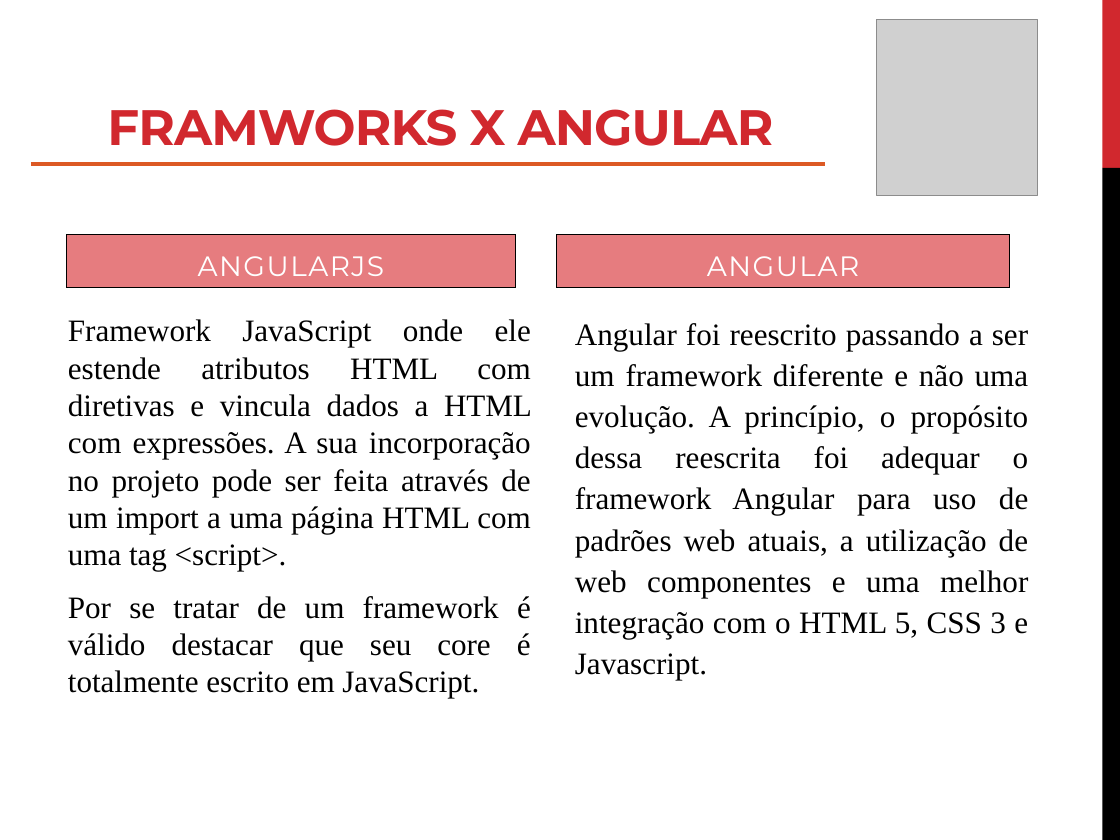
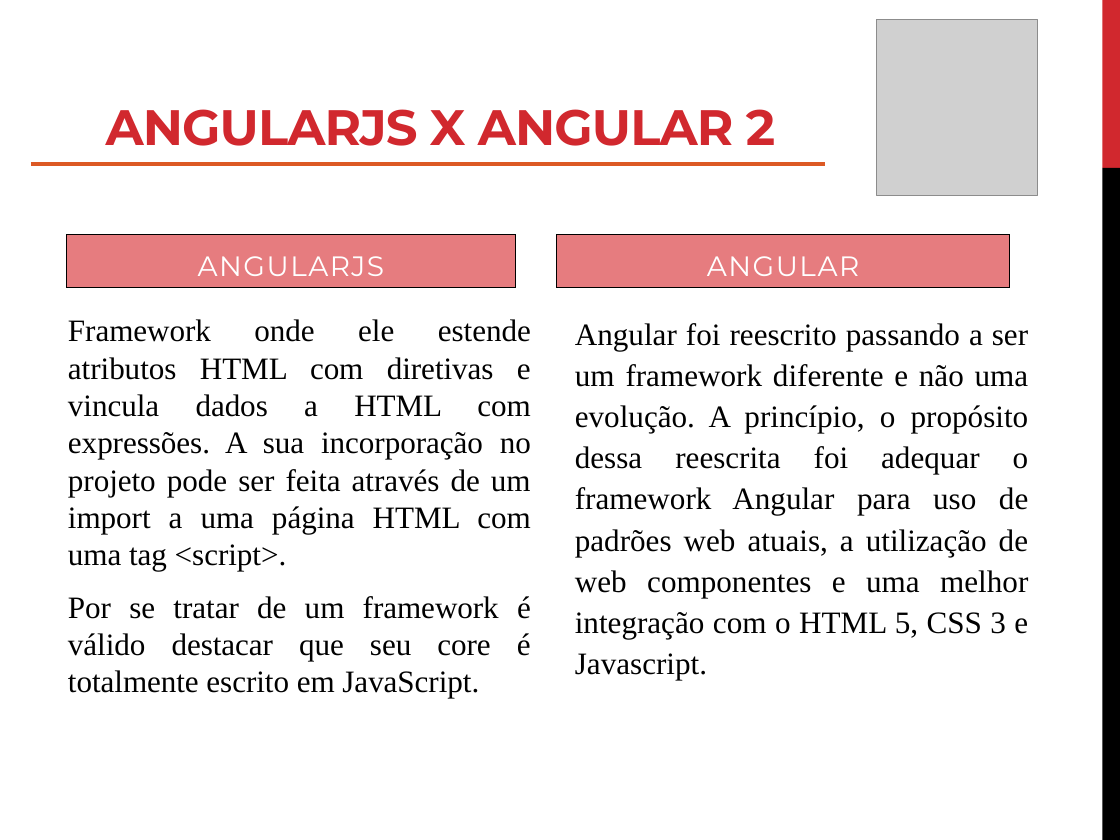
Before and after one commit to roney-amorim/workshop-angular, a slide deck: slide 6 of Módulo 1/Modulo 1.pptx. Drawn at 1120x840 pixels with LibreOffice and Linux fonts; fonts in the diff are those of the drawing; grey boxes stand for pictures. Boxes give left, top, right and bottom in pixels: in the first picture for what was removed or moved away, otherwise in the second. Text is boxed around its words. In the diff, an @@ line names an element or a change of style, - is before the commit and + after.

```diff
--- a/Módulo 1/Modulo 1.pptx
+++ b/Módulo 1/Modulo 1.pptx
@@ title at box(106, 109, 775, 146): text changed @@
-FRAMWORKS X ANGULAR
+ANGULARJS X ANGULAR 2
@@ text at box(68, 319, 531, 571): text changed @@
-Framework JavaScript onde ele estende atributos HTML com diretivas e vincula dados a HTML com expressões. A sua incorporação no projeto pode ser feita através de um import a uma página HTML com uma tag <script>.
+Framework onde ele estende atributos HTML com diretivas e vincula dados a HTML com expressões. A sua incorporação no projeto pode ser feita através de um import a uma página HTML com uma tag <script>.
```
Also in this commit, not shown: 2 other slides changed.
